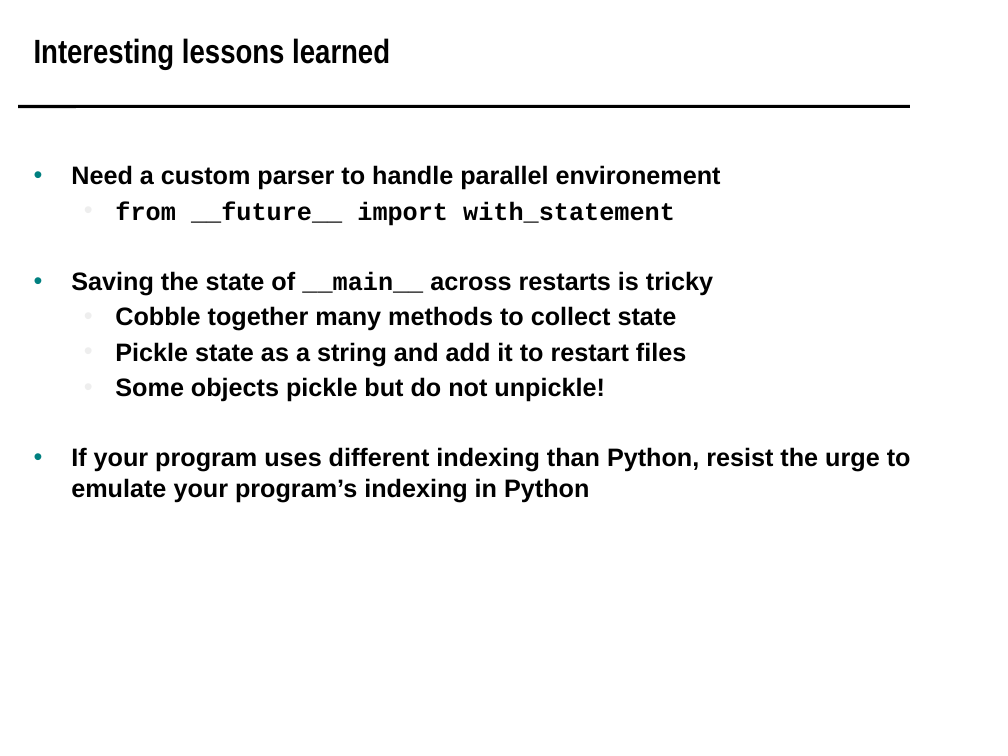
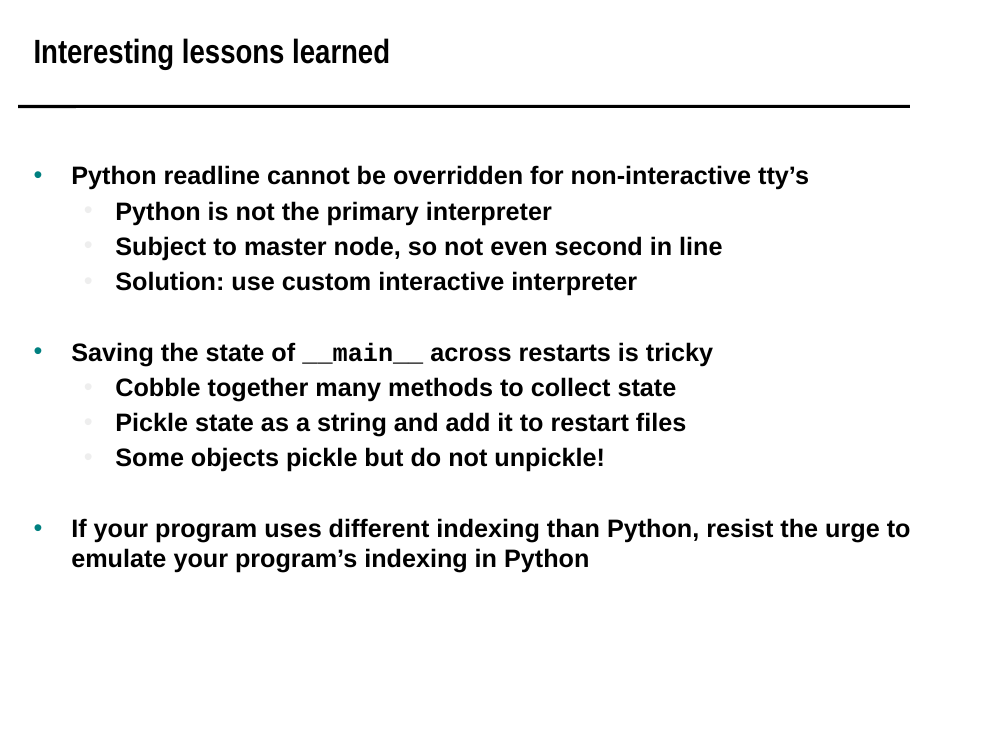
Before and after one commit to scipy-conference/scipy_proceedings, a slide deck: slide 12 of papers/koningterry/slides.pptx (slide 10 before the commit). Drawn at 1008x756 pixels with LibreOffice and Linux fonts; fonts in the diff are those of the drawing; background and template pictures are left out. Boxes give left, top, right and bottom in pixels: in the first picture for what was removed or moved away, otherwise in the second. Text is boxed around its words. In the diff, an @@ line names an element or a change of style, - is before the commit and + after.

```diff
--- a/papers/koningterry/slides.pptx
+++ b/papers/koningterry/slides.pptx
@@ text at (71, 165, 809, 296): text changed @@
-• Need a custom parser to handle parallel environement
-  • from __future__ import with_statement
+• Python readline cannot be overridden for non-interactive tty’s
+  • Python is not the primary interpreter
+  • Subject to master node, so not even second in line
+  • Solution: use custom interactive interpreter
```
Also in this commit, not shown: 6 other slides changed, 2 slides added.
